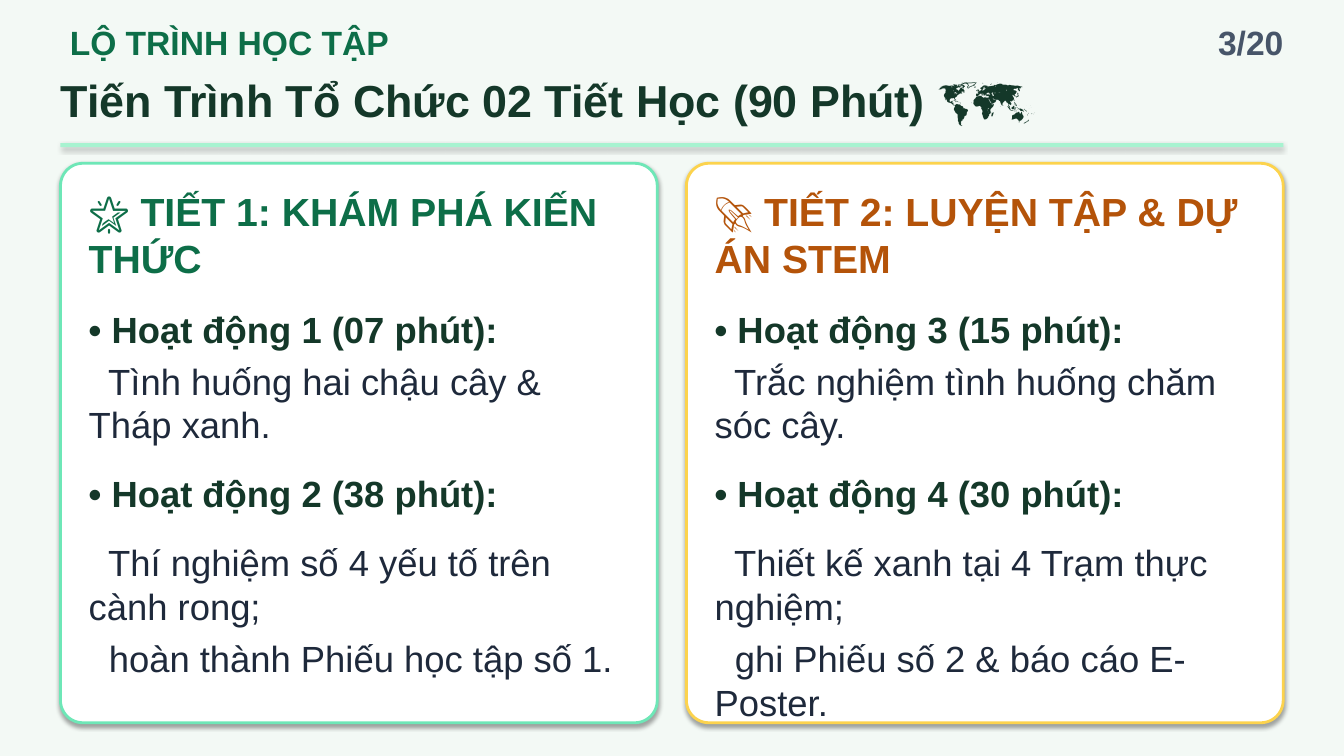
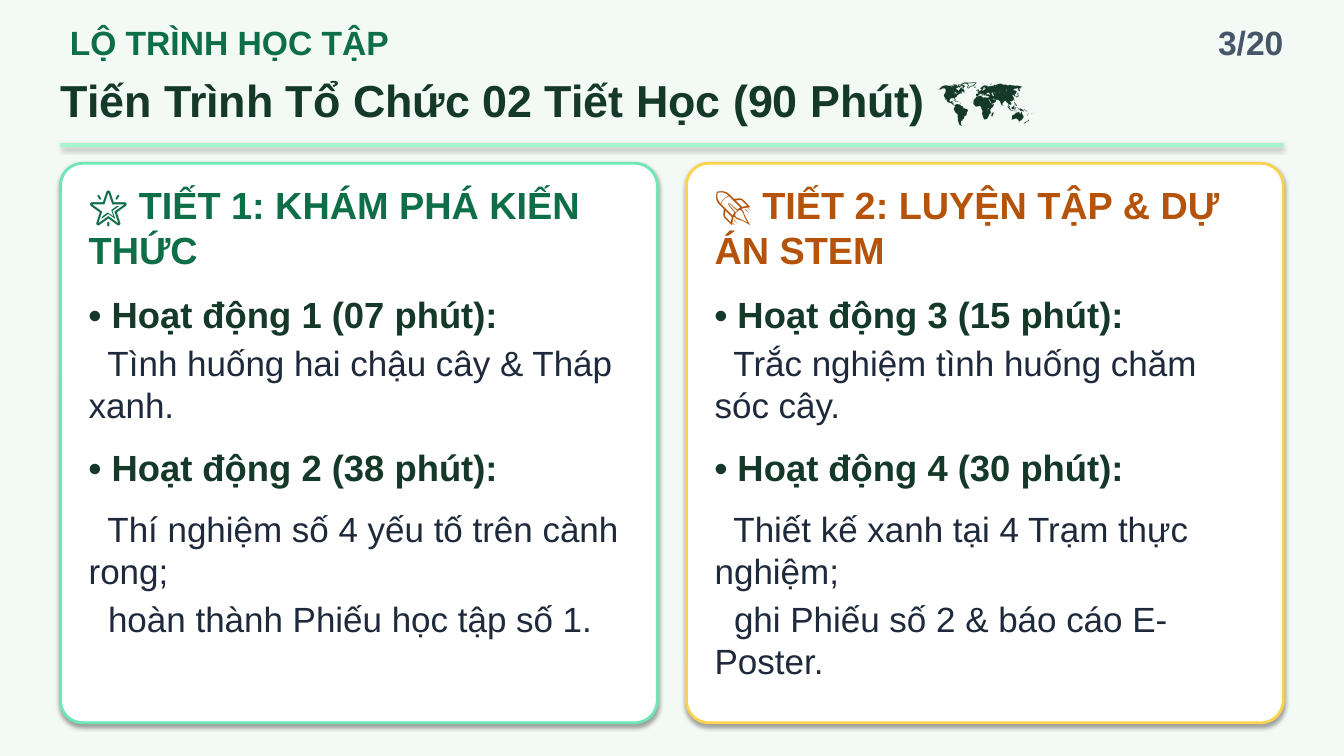
Before and after one commit to quangthien18041996-stack/SINHHOC, a slide deck: slide 3 of 03_Slide_Trinh_Chieu_Giang_Day_Mai_Thuy_Duc.pptx. Drawn at 1344x756 pixels with LibreOffice and Linux fonts; fonts in the diff are those of the drawing. Boxes give left, top, right and bottom in pixels: in the first picture for what was removed or moved away, otherwise in the second. Text is boxed around its words. In the diff, an @@ line names an element or a change of style, - is before the commit and + after.

```diff
--- a/03_Slide_Trinh_Chieu_Giang_Day_Mai_Thuy_Duc.pptx
+++ b/03_Slide_Trinh_Chieu_Giang_Day_Mai_Thuy_Duc.pptx
@@ text "🌟 TIẾT 1: KHÁM PHÁ ..." at [89,189,619,639]: size 28 to 27 pt in "🌟 TIẾT 1: KHÁM PHÁ KIẾN THỨC"; size 26 to 25 pt in "Tình huống hai chậu cây & Tháp ...", "Thí nghiệm số 4 yếu tố trên ..."; less space between paragraphs @@
@@ text "🚀 TIẾT 2: LUYỆN TẬP ..." at [715,189,1220,675]: size 28 to 27 pt in "🚀 TIẾT 2: LUYỆN TẬP & DỰ ..."; size 26 to 25 pt in "Trắc nghiệm tình huống chăm sóc cây.", "Thiết kế xanh tại 4 Trạm thực ..."; less space between paragraphs @@
```
Also in this commit, not shown: 2 other files.
